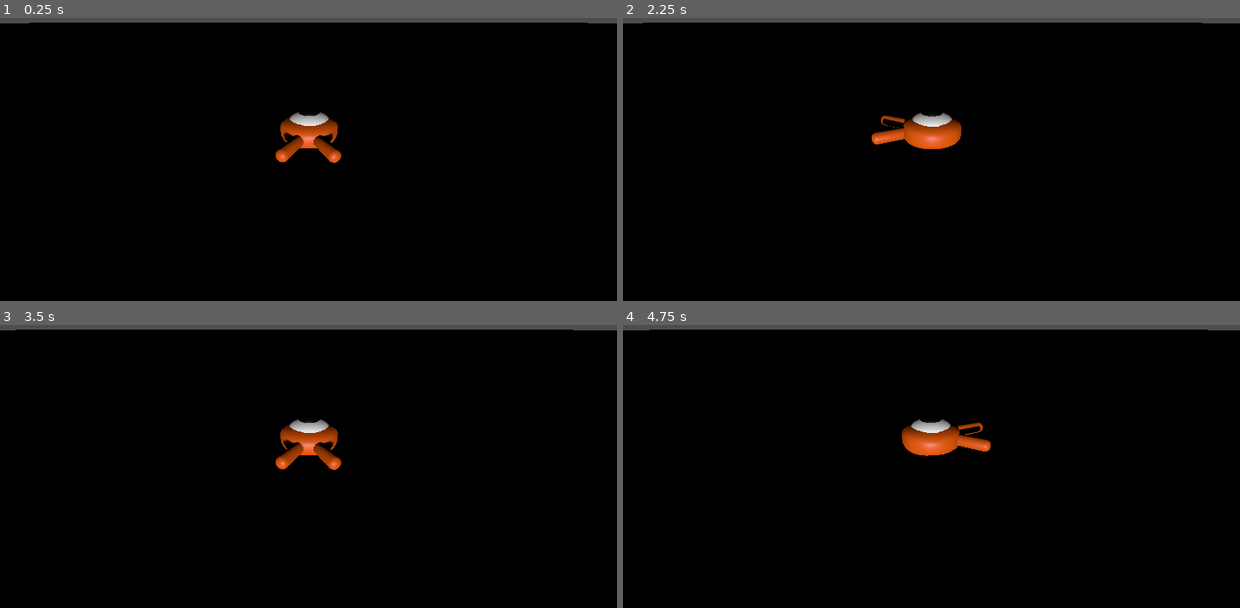
Above: before the commit, frames 1-4 (two rows, left to right).
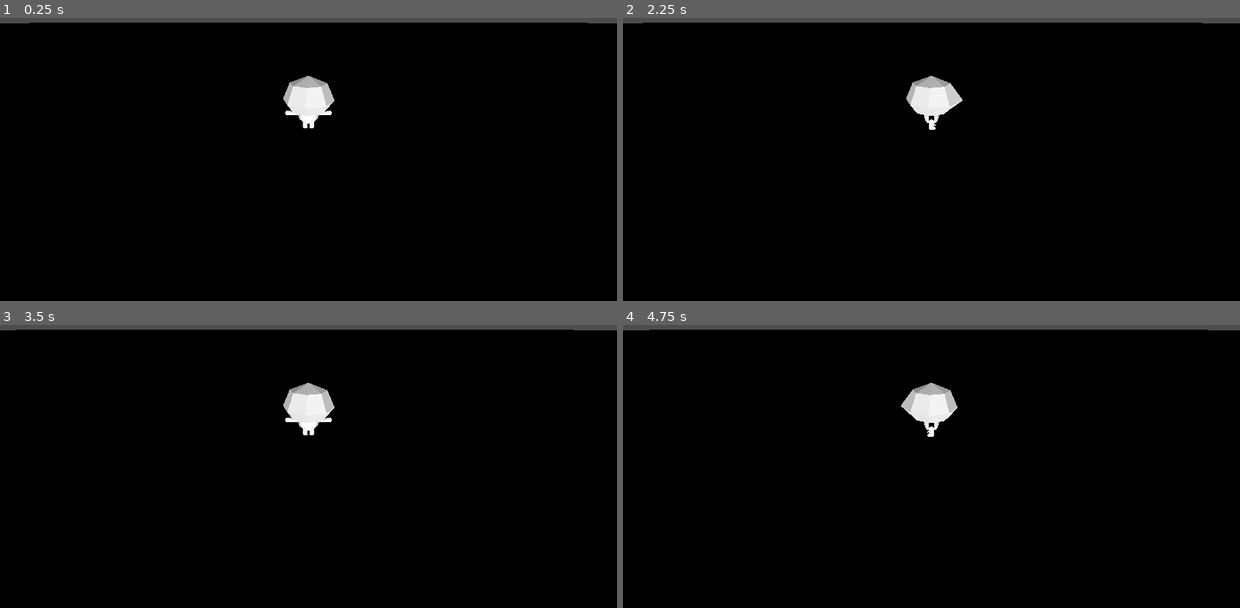
Above: after the commit, the same moments.

Repository: EagerBeaver98/jans-bugs
Game: Godot game, scene res://main.tscn
The game is run twice, just before and just after one commit, with the same random seed, the same clock (stepped at 60 frames per second) and the same inputs.
Inputs (mouse positions are in pixels of both pictures, inside the frame that each line leads up to):
- Up to frame 1 (0.25 s): no input
- Up to frame 2 (2.25 s): tap Enter at 0.5, 2 s; move the mouse to (1067, 111) at 0.52 s; hold D (move_right) 0.53-1.28 s; click (1067, 111) at 0.67 s; tap Space (jump) at 0.77, 1.25, 1.52 s; move the mouse to (808, 145) at 1.27 s; hold S (move_back) 1.28-2.03 s; click (808, 145) at 1.42 s; move the mouse to (993, 51) at 2.02 s; hold D (move_right) from 2.03 s (still down); click (993, 51) at 2.17 s
- Up to frame 3 (3.5 s): tap Space (jump) at 2.75, 3.02 s; move the mouse to (277, 503) at 2.77 s; release D (move_right) at 2.78 s; hold W (move_forward) from 2.78 s (still down); click (277, 503) at 2.92 s
- Up to frame 4 (4.75 s): tap Enter at 3.5 s; move the mouse to (1116, 486) at 3.52 s; release W (move_forward) at 3.53 s; hold A (move_left) from 3.53 s (still down); click (1116, 486) at 3.67 s; tap Space (jump) at 3.77, 4.25, 4.52 s; move the mouse to (746, 381) at 4.27 s; click (746, 381) at 4.42 s

The runs differ from the first frame. In frame 1, 2.0% of the frame differs, in the area x 44-56%, y 20-52%; in frame 2, 2.1%, in the area x 40-56%, y 20-47%; in frame 3, 2.0%; in frame 4, 2.1%.

Commit message:
Changed squid to mouse

Diff:
--- a/player.tscn
+++ b/player.tscn
@@ -1,7 +1,7 @@
 [gd_scene load_steps=4 format=3 uid="uid://bj8k4wjwe0k4h"]
 
-[ext_resource type="PackedScene" uid="uid://d2n2cagdx4en6" path="res://player.glb" id="1_4flbx"]
 [ext_resource type="Script" uid="uid://bs8w3vh4iaq3r" path="res://player.gd" id="1_onrkg"]
+[ext_resource type="PackedScene" uid="uid://dst8xdab6gb36" path="res://assets/3D MODELS/Mouse.gltf" id="2_onrkg"]
 
 [sub_resource type="SphereShape3D" id="SphereShape3D_onrkg"]
 
@@ -10,7 +10,8 @@
 
 [node name="Pivot" type="Node3D" parent="."]
 
-[node name="Squid" parent="Pivot" instance=ExtResource("1_4flbx")]
+[node name="blockbench_export" parent="Pivot" instance=ExtResource("2_onrkg")]
+transform = Transform3D(1, 0, 0, 0, 1, 0, 0, 0, 1, 0, -0.23483312, 0)
 
 [node name="CollisionShape3D" type="CollisionShape3D" parent="."]
 shape = SubResource("SphereShape3D_onrkg")
Not shown, added: assets/3D MODELS/Mouse.gltf.import
Not shown, added: assets/3D MODELS/net/1.png.import
Not shown, added: assets/3D MODELS/net/2.png.import
Not shown, added: assets/3D MODELS/net/3.png.import
Not shown, added: assets/Bugs/Dragon_fly.png.import
Not shown, added: assets/Bugs/Monarch.png.import
